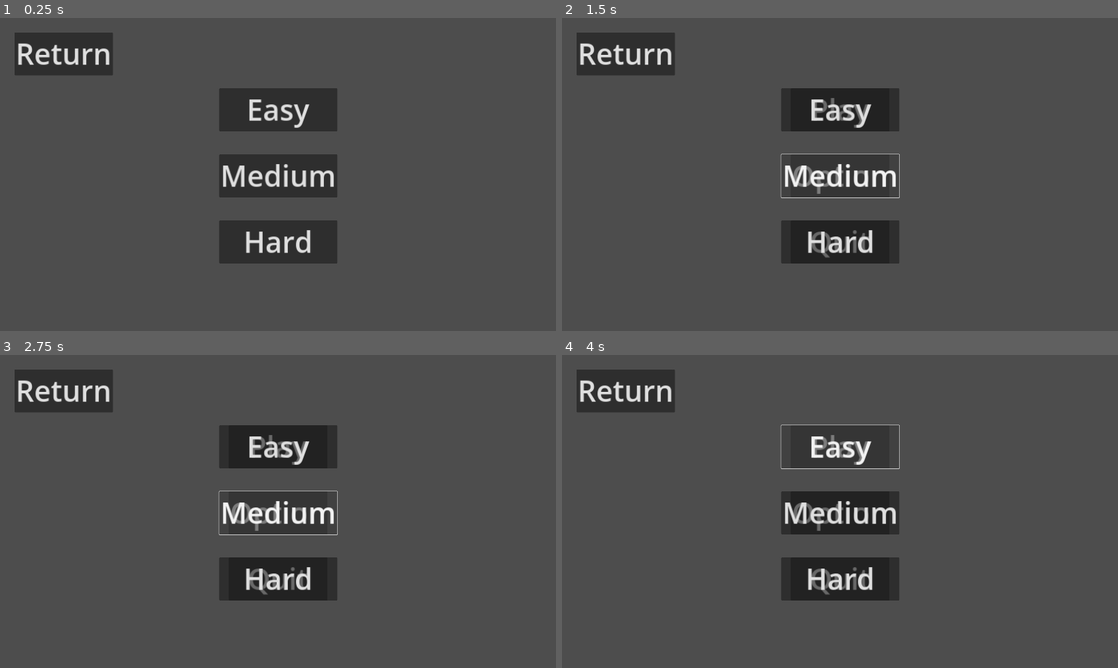
Above: before the commit, frames 1-4 (two rows, left to right).
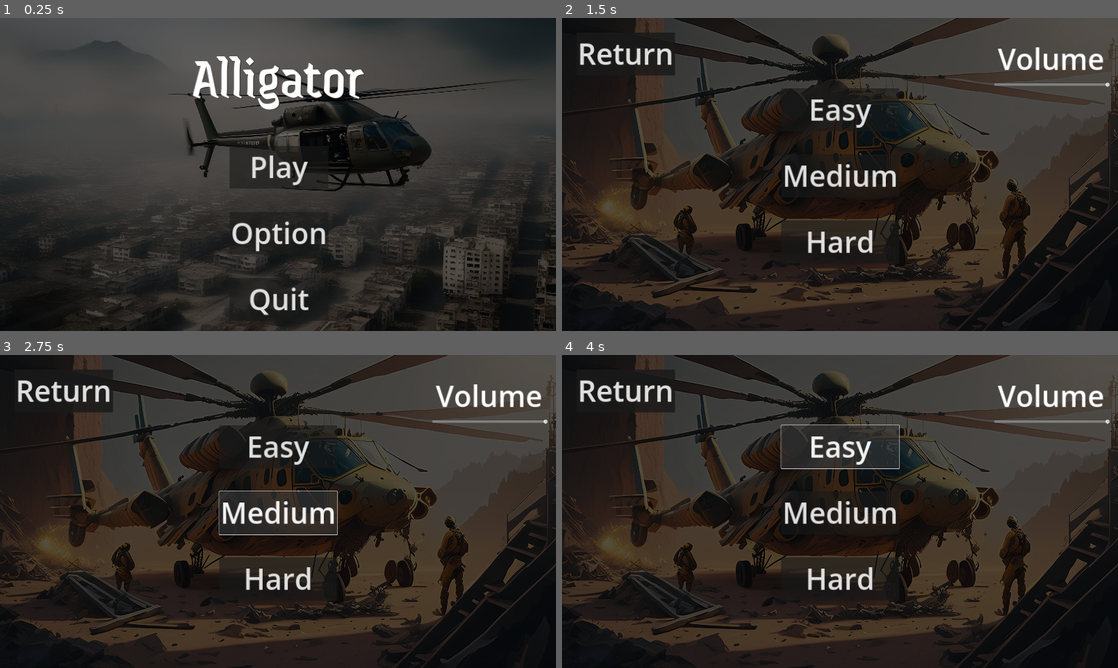
Above: after the commit, the same moments.

Repository: gargamal/alligator
Game: Godot game, scene res://Menu/Menu.tscn
The game is run twice, just before and just after one commit, with the same random seed, the same clock (stepped at 60 frames per second) and the same inputs.
Inputs (mouse positions are in pixels of both pictures, inside the frame that each line leads up to):
- Up to frame 1 (0.25 s): no input
- Up to frame 2 (1.5 s): click (623, 52) at 0.5 s, where only the run before the commit has a clickable "Return"; click "Option" at 1.25 s
- Up to frame 3 (2.75 s): click "Medium" at 2 s
- Up to frame 4 (4 s): click "Hard" at 2.75 s; click (840, 445) at 3.5 s, where only the run before the commit has a clickable "Play"

The runs differ from the first frame. In frame 1, 57% of the frame differs, in the area x 0-100%, y 0-100%; in frame 2, 71%; in frame 3, 69%; in frame 4, 69%.

Commit message:
Add : background main & option menu | up : bullet's direction depends on the player direction

Diff:
--- a/Menu/Menu.gd
+++ b/Menu/Menu.gd
@@ -2,7 +2,11 @@
 
 @onready var menu_principal = $Menu_Principal
 @onready var menu_option = $Menu_Option
+@onready var menu_level = $Menu_Level
+@onready var main_menu_pic = $Main_Menu_Pic
+@onready var option_menu_pic = $Option_Menu_Pic
 
+var difficulty:int = 1
 
 # Called when the node enters the scene tree for the first time.
 func _ready():
@@ -13,6 +17,9 @@
 func clear():
 	menu_option.visible = false
 	menu_principal.visible = false
+	menu_level.visible = false
+	option_menu_pic.visible = false
+	main_menu_pic.visible = false
 
 func _on_play_button_pressed():
 	get_tree().change_scene_to_file("res://level/game_level.tscn")
@@ -20,7 +27,9 @@
 
 func _on_option_button_pressed():
 	clear()
+	option_menu_pic.visible = true
 	menu_option.visible = true
+	menu_level.visible = true
 
 
 func _on_quit_button_pressed():
@@ -29,6 +38,7 @@
 
 func _on_return_button_pressed():
 	clear()
+	main_menu_pic.visible = true
 	menu_principal.visible = true
 
 
@@ -37,12 +47,12 @@
 	AudioServer.set_bus_volume_db(AudioServer.get_bus_index("Master"), value)
 
 func _on_easy_pressed():
-	pass # Replace with function body.
+	difficulty = 1
 
 
 func _on_medium_pressed():
-	pass # Replace with function body.
+	difficulty = 2
 
 
 func _on_hard_pressed():
-	pass # Replace with function body.
+	difficulty = 3
--- a/Menu/Menu.tscn
+++ b/Menu/Menu.tscn
@@ -1,7 +1,10 @@
-[gd_scene load_steps=3 format=3 uid="uid://dp40vwkohdugx"]
+[gd_scene load_steps=6 format=3 uid="uid://dp40vwkohdugx"]
 
 [ext_resource type="Script" path="res://Menu/Menu.gd" id="1_k6tvs"]
 [ext_resource type="AudioStream" uid="uid://317chnhhymi3" path="res://Music/Bass Buzzer Royalty Free Music.mp3" id="2_awlfh"]
+[ext_resource type="Texture2D" uid="uid://b654alr6u4flj" path="res://Menu/asset/main menu/fotor-ai-2024053094316.jpg" id="2_ku2ul"]
+[ext_resource type="FontFile" uid="uid://debohro03n7c6" path="res://Menu/asset/Font/Jaini/Jaini-Regular.ttf" id="3_aoiqs"]
+[ext_resource type="Texture2D" uid="uid://npxou45lyacu" path="res://Menu/asset/option menu/OptionPic.jpg" id="3_ujx6h"]
 
 [node name="Menu" type="Control"]
 layout_mode = 3
@@ -12,34 +15,74 @@
 grow_vertical = 2
 script = ExtResource("1_k6tvs")
 
-[node name="Menu_Principal" type="MarginContainer" parent="."]
+[node name="Main_Menu_Pic" type="TextureRect" parent="."]
+modulate = Color(0.404511, 0.404511, 0.404511, 1)
+layout_mode = 1
+anchors_preset = 15
+anchor_right = 1.0
+anchor_bottom = 1.0
+grow_horizontal = 2
+grow_vertical = 2
+texture = ExtResource("2_ku2ul")
+expand_mode = 2
+flip_h = true
+
+[node name="Option_Menu_Pic" type="TextureRect" parent="."]
 visible = false
+modulate = Color(0.329158, 0.329158, 0.329158, 1)
+layout_mode = 1
+anchors_preset = 15
+anchor_right = 1.0
+anchor_bottom = 1.0
+grow_horizontal = 2
+grow_vertical = 2
+texture = ExtResource("3_ujx6h")
+expand_mode = 2
+
+[node name="Menu_Principal" type="Control" parent="."]
+anchors_preset = 0
+offset_right = 40.0
+offset_bottom = 40.0
+
+[node name="Margin_Container" type="MarginContainer" parent="Menu_Principal"]
 layout_mode = 0
-offset_left = 790.0
-offset_top = 243.0
-offset_right = 1130.0
-offset_bottom = 838.0
+offset_left = 793.0
+offset_top = 441.0
+offset_right = 1133.0
+offset_bottom = 1036.0
 
-[node name="BoxContainer" type="VBoxContainer" parent="Menu_Principal"]
+[node name="BoxContainer" type="VBoxContainer" parent="Menu_Principal/Margin_Container"]
 layout_mode = 2
 theme_override_constants/separation = 80
 
-[node name="Play_Button" type="Button" parent="Menu_Principal/BoxContainer"]
+[node name="Play_Button" type="Button" parent="Menu_Principal/Margin_Container/BoxContainer"]
 layout_mode = 2
 theme_override_constants/outline_size = 0
 theme_override_font_sizes/font_size = 100
 text = "Play
 "
 
-[node name="Option_Button" type="Button" parent="Menu_Principal/BoxContainer"]
+[node name="Option_Button" type="Button" parent="Menu_Principal/Margin_Container/BoxContainer"]
 layout_mode = 2
 theme_override_font_sizes/font_size = 100
 text = "Option"
 
-[node name="Quit_Button" type="Button" parent="Menu_Principal/BoxContainer"]
+[node name="Quit_Button" type="Button" parent="Menu_Principal/Margin_Container/BoxContainer"]
 layout_mode = 2
 theme_override_font_sizes/font_size = 100
 text = "Quit"
+
+[node name="Label" type="Label" parent="Menu_Principal"]
+layout_mode = 0
+offset_left = 661.0
+offset_top = 67.0
+offset_right = 1259.0
+offset_bottom = 331.0
+theme_override_colors/font_shadow_color = Color(0, 0, 0, 1)
+theme_override_fonts/font = ExtResource("3_aoiqs")
+theme_override_font_sizes/font_size = 200
+text = "Alligator
+"
 
 [node name="Menu_Option" type="Control" parent="."]
 visible = false
@@ -89,11 +132,13 @@
 autoplay = true
 
 [node name="Menu_Level" type="Control" parent="."]
+visible = false
 anchors_preset = 0
 offset_right = 40.0
 offset_bottom = 40.0
 
 [node name="Margin_Container" type="MarginContainer" parent="Menu_Level"]
+layout_mode = 0
 offset_left = 50.0
 offset_top = 50.0
 offset_right = 390.0
@@ -134,9 +179,9 @@
 theme_override_font_sizes/font_size = 100
 text = "Hard"
 
-[connection signal="pressed" from="Menu_Principal/BoxContainer/Play_Button" to="." method="_on_play_button_pressed"]
-[connection signal="pressed" from="Menu_Principal/BoxContainer/Option_Button" to="." method="_on_option_button_pressed"]
-[connection signal="pressed" from="Menu_Principal/BoxContainer/Quit_Button" to="." method="_on_quit_button_pressed"]
+[connection signal="pressed" from="Menu_Principal/Margin_Container/BoxContainer/Play_Button" to="." method="_on_play_button_pressed"]
+[connection signal="pressed" from="Menu_Principal/Margin_Container/BoxContainer/Option_Button" to="." method="_on_option_button_pressed"]
+[connection signal="pressed" from="Menu_Principal/Margin_Container/BoxContainer/Quit_Button" to="." method="_on_quit_button_pressed"]
 [connection signal="pressed" from="Menu_Option/Margin_Container/BoxContainer/Return_Button" to="." method="_on_return_button_pressed"]
 [connection signal="value_changed" from="Menu_Option/HSlider" to="." method="_on_h_slider_value_changed"]
 [connection signal="pressed" from="Menu_Level/Margin_Container/BoxContainer/Return_Button" to="." method="_on_return_button_pressed"]
--- a/ammo/animation/player_fire_basic.tres
+++ b/ammo/animation/player_fire_basic.tres
@@ -7,7 +7,7 @@
 tracks/0/type = "value"
 tracks/0/imported = false
 tracks/0/enabled = true
-tracks/0/path = NodePath("cockpit_sprite/fire_sparkles/fire_sparkles_basic:visible")
+tracks/0/path = NodePath("cockpit_sprite/weapon_sprite/fire_sparkles/fire_sparkles_basic:visible")
 tracks/0/interp = 1
 tracks/0/loop_wrap = true
 tracks/0/keys = {
@@ -19,7 +19,7 @@
 tracks/1/type = "value"
 tracks/1/imported = false
 tracks/1/enabled = true
-tracks/1/path = NodePath("cockpit_sprite/fire_sparkles/fire_sparkles_basic:frame")
+tracks/1/path = NodePath("cockpit_sprite/weapon_sprite/fire_sparkles/fire_sparkles_basic:frame")
 tracks/1/interp = 1
 tracks/1/loop_wrap = true
 tracks/1/keys = {
@@ -31,7 +31,7 @@
 tracks/2/type = "value"
 tracks/2/imported = false
 tracks/2/enabled = true
-tracks/2/path = NodePath("cockpit_sprite/fire_sparkles/fire_sparkles_basic:modulate")
+tracks/2/path = NodePath("cockpit_sprite/weapon_sprite/fire_sparkles/fire_sparkles_basic:modulate")
 tracks/2/interp = 1
 tracks/2/loop_wrap = true
 tracks/2/keys = {
--- a/ammo/animation/player_fire_left.tres
+++ b/ammo/animation/player_fire_left.tres
@@ -7,7 +7,7 @@
 tracks/0/type = "value"
 tracks/0/imported = false
 tracks/0/enabled = true
-tracks/0/path = NodePath("cockpit_sprite/fire_sparkles/fire_sparkles_left:visible")
+tracks/0/path = NodePath("cockpit_sprite/weapon_sprite/fire_sparkles/fire_sparkles_left:visible")
 tracks/0/interp = 1
 tracks/0/loop_wrap = true
 tracks/0/keys = {
@@ -19,7 +19,7 @@
 tracks/1/type = "value"
 tracks/1/imported = false
 tracks/1/enabled = true
-tracks/1/path = NodePath("cockpit_sprite/fire_sparkles/fire_sparkles_left:frame")
+tracks/1/path = NodePath("cockpit_sprite/weapon_sprite/fire_sparkles/fire_sparkles_left:frame")
 tracks/1/interp = 1
 tracks/1/loop_wrap = true
 tracks/1/keys = {
@@ -31,7 +31,7 @@
 tracks/2/type = "value"
 tracks/2/imported = false
 tracks/2/enabled = true
-tracks/2/path = NodePath("cockpit_sprite/fire_sparkles/fire_sparkles_left:modulate")
+tracks/2/path = NodePath("cockpit_sprite/weapon_sprite/fire_sparkles/fire_sparkles_left:modulate")
 tracks/2/interp = 1
 tracks/2/loop_wrap = true
 tracks/2/keys = {
--- a/ammo/animation/player_fire_right.tres
+++ b/ammo/animation/player_fire_right.tres
@@ -7,7 +7,7 @@
 tracks/0/type = "value"
 tracks/0/imported = false
 tracks/0/enabled = true
-tracks/0/path = NodePath("cockpit_sprite/fire_sparkles/fire_sparkles_right:visible")
+tracks/0/path = NodePath("cockpit_sprite/weapon_sprite/fire_sparkles/fire_sparkles_right:visible")
 tracks/0/interp = 1
 tracks/0/loop_wrap = true
 tracks/0/keys = {
@@ -19,7 +19,7 @@
 tracks/1/type = "value"
 tracks/1/imported = false
 tracks/1/enabled = true
-tracks/1/path = NodePath("cockpit_sprite/fire_sparkles/fire_sparkles_right:frame")
+tracks/1/path = NodePath("cockpit_sprite/weapon_sprite/fire_sparkles/fire_sparkles_right:frame")
 tracks/1/interp = 1
 tracks/1/loop_wrap = true
 tracks/1/keys = {
@@ -31,7 +31,7 @@
 tracks/2/type = "value"
 tracks/2/imported = false
 tracks/2/enabled = true
-tracks/2/path = NodePath("cockpit_sprite/fire_sparkles/fire_sparkles_right:modulate")
+tracks/2/path = NodePath("cockpit_sprite/weapon_sprite/fire_sparkles/fire_sparkles_right:modulate")
 tracks/2/interp = 1
 tracks/2/loop_wrap = true
 tracks/2/keys = {
--- a/player/player.gd
+++ b/player/player.gd
@@ -5,16 +5,16 @@
 enum Shoot_State { IDLE, SHOOT }
 enum Level_Weapon { BASIC, DOUBLE, TRIPLE }
 
-@onready var main_target = $cockpit_sprite/targets/main_target
-@onready var left_target = $cockpit_sprite/targets/left_target
-@onready var right_target = $cockpit_sprite/targets/right_target
+@onready var main_target = $cockpit_sprite/weapon_sprite/targets/main_target
+@onready var left_target = $cockpit_sprite/weapon_sprite/targets/left_target
+@onready var right_target = $cockpit_sprite/weapon_sprite/targets/right_target
 @onready var cockpit_sprite = $cockpit_sprite
 @onready var weapon_sprite = $cockpit_sprite/weapon_sprite
 @onready var weapon_double_sprite = $cockpit_sprite/weapon_double_sprite
 @onready var life_level = $life_level
-@onready var anim_smoke_fire_basic = $cockpit_sprite/fire_sparkles/anim_smoke_fire_basic
-@onready var anim_smoke_fire_left = $cockpit_sprite/fire_sparkles/anim_smoke_fire_left
-@onready var anim_smoke_fire_right = $cockpit_sprite/fire_sparkles/anim_smoke_fire_right
+@onready var anim_smoke_fire_basic = $cockpit_sprite/weapon_sprite/fire_sparkles/anim_smoke_fire_basic
+@onready var anim_smoke_fire_left = $cockpit_sprite/weapon_sprite/fire_sparkles/anim_smoke_fire_left
+@onready var anim_smoke_fire_right = $cockpit_sprite/weapon_sprite/fire_sparkles/anim_smoke_fire_right
 
 signal i_am_dead(my_self)
 
@@ -91,7 +91,7 @@
 	world.add_child(bullet)
 	bullet.exclude_body = self
 	bullet.global_position = target_node.global_position
-	bullet.direction = Vector2(0, -1)
+	bullet.direction = (target_node.global_position - global_position).normalized()
 	bullet.origin = target_node.global_position
 	bullet_time = 0.0
 
--- a/player/player.tscn
+++ b/player/player.tscn
@@ -88,36 +88,11 @@
 scale = Vector2(1.00102, 1.00102)
 texture = ExtResource("3_nww2b")
 
-[node name="cockpit_sprite" type="Sprite2D" parent="cockpit_sprite"]
-texture = ExtResource("5_eb245")
+[node name="fire_sparkles" type="Node2D" parent="cockpit_sprite/weapon_sprite"]
+position = Vector2(0, 81.968)
+scale = Vector2(3.27871, 3.27871)
 
-[node name="targets" type="Node2D" parent="cockpit_sprite"]
-position = Vector2(-3.28205, -105.025)
-scale = Vector2(3.28205, 3.28205)
-
-[node name="main_target" type="Marker2D" parent="cockpit_sprite/targets"]
-position = Vector2(0, -94)
-metadata/_edit_group_ = true
-
-[node name="left_target" type="Marker2D" parent="cockpit_sprite/targets"]
-position = Vector2(28, -40)
-metadata/_edit_group_ = true
-
-[node name="right_target" type="Marker2D" parent="cockpit_sprite/targets"]
-position = Vector2(-28, -40)
-metadata/_edit_group_ = true
-
-[node name="rotor_sprite" type="Sprite2D" parent="cockpit_sprite"]
-position = Vector2(-1.112e-20, -65.6409)
-scale = Vector2(1.00102, 1.00102)
-texture = ExtResource("5_thjcd")
-offset = Vector2(0, 29.5082)
-
-[node name="fire_sparkles" type="Node2D" parent="cockpit_sprite"]
-position = Vector2(0, -98.4614)
-scale = Vector2(3.28205, 3.28205)
-
-[node name="fire_sparkles_basic" type="Sprite2D" parent="cockpit_sprite/fire_sparkles"]
+[node name="fire_sparkles_basic" type="Sprite2D" parent="cockpit_sprite/weapon_sprite/fire_sparkles"]
 visible = false
 modulate = Color(1, 1, 1, 0)
 position = Vector2(-1, -100)
@@ -127,7 +102,7 @@
 flip_v = true
 vframes = 3
 
-[node name="fire_sparkles_left" type="Sprite2D" parent="cockpit_sprite/fire_sparkles"]
+[node name="fire_sparkles_left" type="Sprite2D" parent="cockpit_sprite/weapon_sprite/fire_sparkles"]
 visible = false
 position = Vector2(-29, -47)
 rotation = 3.14159
@@ -137,7 +112,7 @@
 vframes = 3
 frame = 2
 
-[node name="fire_sparkles_right" type="Sprite2D" parent="cockpit_sprite/fire_sparkles"]
+[node name="fire_sparkles_right" type="Sprite2D" parent="cockpit_sprite/weapon_sprite/fire_sparkles"]
 visible = false
 position = Vector2(28, -49)
 rotation = 3.14159
@@ -147,23 +122,48 @@
 vframes = 3
 frame = 2
 
-[node name="anim_smoke_fire_basic" type="AnimationPlayer" parent="cockpit_sprite/fire_sparkles"]
-root_node = NodePath("../../..")
+[node name="anim_smoke_fire_basic" type="AnimationPlayer" parent="cockpit_sprite/weapon_sprite/fire_sparkles"]
+root_node = NodePath("../../../..")
 libraries = {
 "": SubResource("AnimationLibrary_jvdsf")
 }
 
-[node name="anim_smoke_fire_left" type="AnimationPlayer" parent="cockpit_sprite/fire_sparkles"]
-root_node = NodePath("../../..")
+[node name="anim_smoke_fire_left" type="AnimationPlayer" parent="cockpit_sprite/weapon_sprite/fire_sparkles"]
+root_node = NodePath("../../../..")
 libraries = {
 "": SubResource("AnimationLibrary_jvdsf")
 }
 
-[node name="anim_smoke_fire_right" type="AnimationPlayer" parent="cockpit_sprite/fire_sparkles"]
-root_node = NodePath("../../..")
+[node name="anim_smoke_fire_right" type="AnimationPlayer" parent="cockpit_sprite/weapon_sprite/fire_sparkles"]
+root_node = NodePath("../../../..")
 libraries = {
 "": SubResource("AnimationLibrary_jvdsf")
 }
+
+[node name="targets" type="Node2D" parent="cockpit_sprite/weapon_sprite"]
+position = Vector2(0, 75.411)
+scale = Vector2(3.27871, 3.27871)
+
+[node name="main_target" type="Marker2D" parent="cockpit_sprite/weapon_sprite/targets"]
+position = Vector2(0, -94)
+metadata/_edit_group_ = true
+
+[node name="left_target" type="Marker2D" parent="cockpit_sprite/weapon_sprite/targets"]
+position = Vector2(28, -49.0001)
+metadata/_edit_group_ = true
+
+[node name="right_target" type="Marker2D" parent="cockpit_sprite/weapon_sprite/targets"]
+position = Vector2(-28, -49.0001)
+metadata/_edit_group_ = true
+
+[node name="cockpit_sprite" type="Sprite2D" parent="cockpit_sprite"]
+texture = ExtResource("5_eb245")
+
+[node name="rotor_sprite" type="Sprite2D" parent="cockpit_sprite"]
+position = Vector2(-1.112e-20, -65.6409)
+scale = Vector2(1.00102, 1.00102)
+texture = ExtResource("5_thjcd")
+offset = Vector2(0, 29.5082)
 
 [node name="col" type="CollisionPolygon2D" parent="."]
 polygon = PackedVector2Array(0, -93, -28, -74, -28, -7, -13, 2, -12, 44, -24, 44, -24, 61, -11, 96, 13, 96, 23, 57, 23, 44, 10, 44, 11, 3, 29, -8, 28, -73)
--- a/project.godot
+++ b/project.godot
@@ -20,6 +20,7 @@
 
 window/size/viewport_width=1920
 window/size/viewport_height=1080
+window/size/resizable=false
 window/stretch/mode="canvas_items"
 window/stretch/aspect="expand"
 
Binary file added: Menu/asset/Font/Jaini/Jaini-Regular.ttf
Not shown, added: Menu/asset/Font/Jaini/OFL.txt
Binary file added: Menu/asset/main menu/fotor-ai-2024053094150.jpg
Binary file added: Menu/asset/main menu/fotor-ai-2024053094237.jpg
Binary file added: Menu/asset/main menu/fotor-ai-2024053094316.jpg
Binary file added: Menu/asset/main menu/fotor-ai-202405309439.jpg
Binary file added: Menu/asset/main menu/fotor-ai-2024053094459.jpg
Binary file added: Menu/asset/main menu/fotor-ai-202405309452.jpg
Binary file added: Menu/asset/option menu/OptionPic.jpg
Not shown, added: Menu/asset/option menu/Thumbs.db
